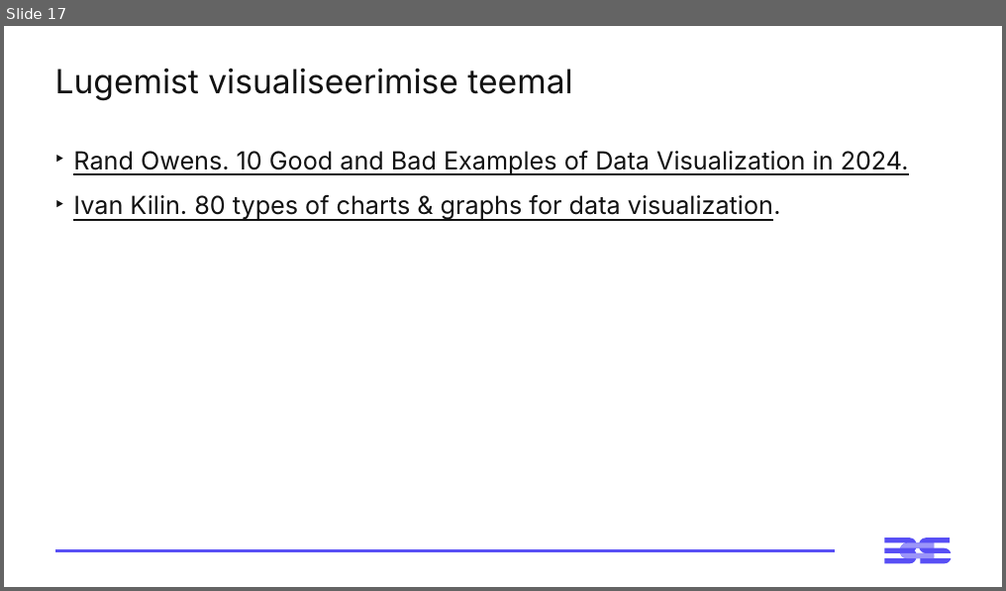
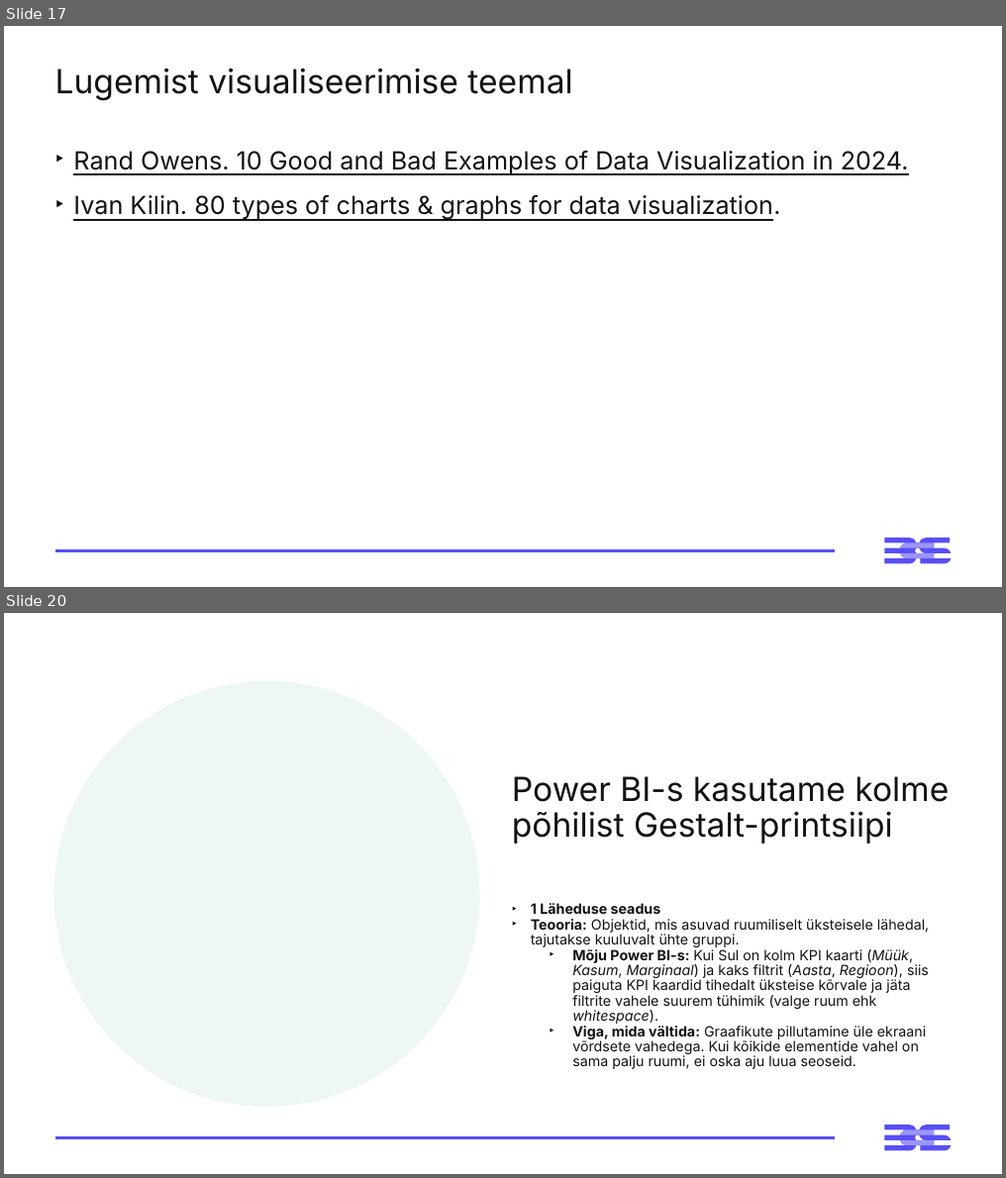
Before and after one commit to emilieabel/andmetarkus, a slide deck: Materjalid/Day3 M Visuaalid Andmelugu/3-paev-andmetarkus-esitlus.pptx. Shown one above the other, each under a label of ours: slide 17 before the commit, slides 17 and 20 after it; the slides between them are not shown. The pictures are 1006x591 and 1006x1178 pixels, drawn with LibreOffice and Linux fonts; fonts in the diff are those of the drawing. Boxes give left, top, right and bottom in pixels: in the first picture for what was removed or moved away, otherwise in the second. Text is boxed around its words. In the diff, an @@ line names an element or a change of style, - is before the commit and + after.

```diff
--- a/Materjalid/Day3 M Visuaalid Andmelugu/3-paev-andmetarkus-esitlus.pptx
+++ b/Materjalid/Day3 M Visuaalid Andmelugu/3-paev-andmetarkus-esitlus.pptx
@@ slide 20 added at [4, 613, 1002, 1174], background #FFFFFF; not listed: 3 template elements that a slide beside it also shows @@
@@ ellipse added at [54, 681, 480, 1107], fill #EEF7F5 @@
@@ title added at [512, 776, 948, 844], 32 pt, text #121212 @@
+Power BI-s kasutame kolme põhilist Gestalt-printsiipi
@@ text added at [531, 903, 930, 1069], 13.6 pt, text #121212 @@
+‣ 1 Läheduse seadus
+‣ Teooria: Objektid, mis asuvad ruumiliselt üksteisele lähedal, tajutakse kuuluvalt ühte gruppi.
+  ‣ Mõju Power BI-s: Kui Sul on kolm KPI kaarti (Müük, Kasum, Marginaal) ja kaks filtrit (Aasta, Regioon), siis paiguta KPI kaardid tihedalt üksteise kõrvale ja jäta filtrite vahele suurem tühimik (valge ruum ehk whitespace).
+  ‣ Viga, mida vältida: Graafikute pillutamine üle ekraani võrdsete vahedega. Kui kõikide elementide vahel on sama palju ruumi, ei oska aju luua seoseid.
```
Also in this commit, not shown: 1 slide changed, 14 other slides added, 1 other file.
